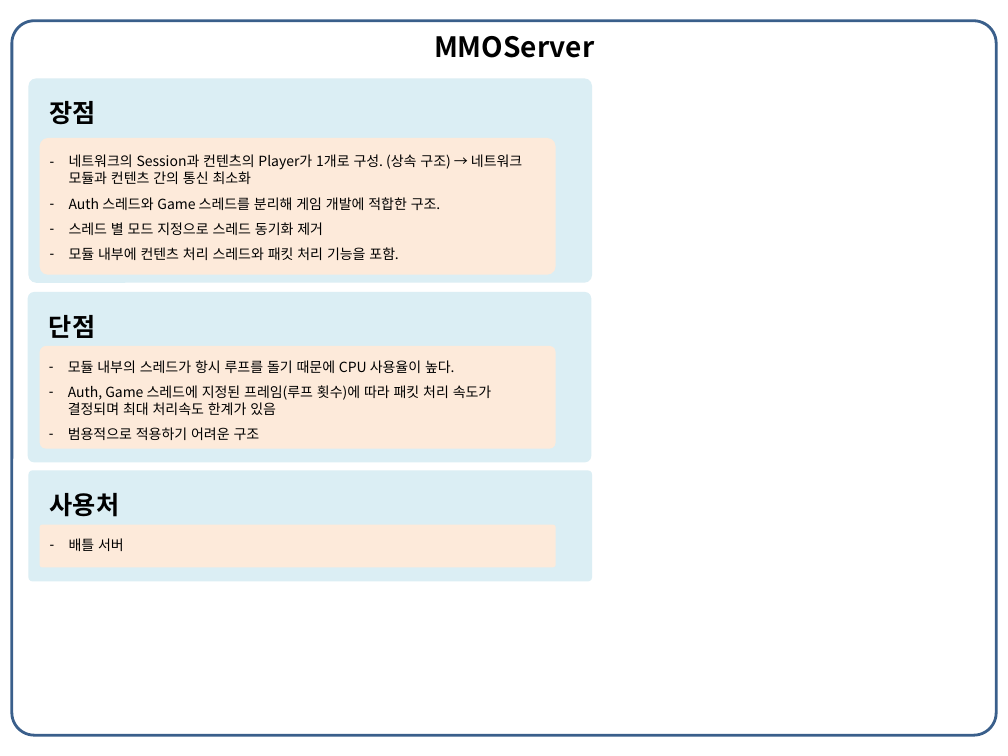
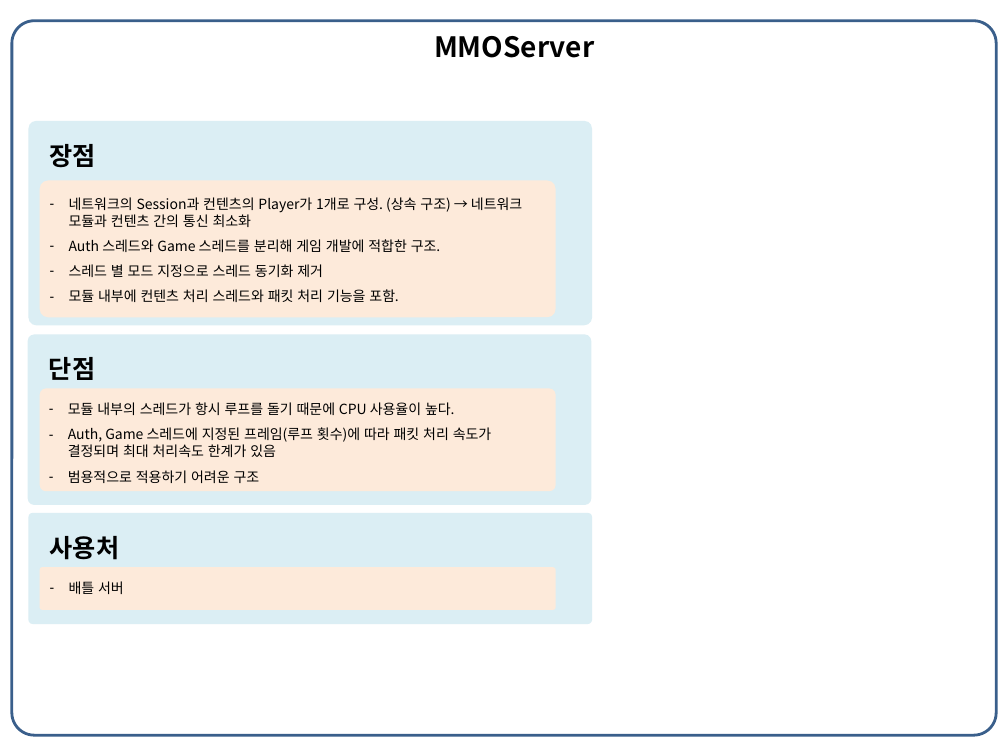
Before and after one commit to Buchen-Apple/MyCode, a slide deck: slide 11 of _포트폴리오/최종/포트폴리오_신버전2_송진규.pptx. Drawn at 1008x756 pixels with LibreOffice and Linux fonts; fonts in the diff are those of the drawing. Boxes give left, top, right and bottom in pixels: in the first picture for what was removed or moved away, otherwise in the second. Text is boxed around its words. In the diff, an @@ line names an element or a change of style, - is before the commit and + after.

```diff
--- a/_포트폴리오/최종/포트폴리오_신버전2_송진규.pptx
+++ b/_포트폴리오/최종/포트폴리오_신버전2_송진규.pptx
@@ 4 rounded rectangles, 2 texts: place and size @@
-4 rounded rectangles, 2 texts at <box>28,79,592,582</box>
+4 rounded rectangles, 2 texts at <box>28,121,592,624</box>
@@ 2 rounded rectangles, 1 text: place and size @@
-2 rounded rectangles, 1 text at <box>28,292,592,568</box>
+2 rounded rectangles, 1 text at <box>28,335,592,610</box>
```
Also in this commit, not shown: 1 other slide changed, 17 other files.
